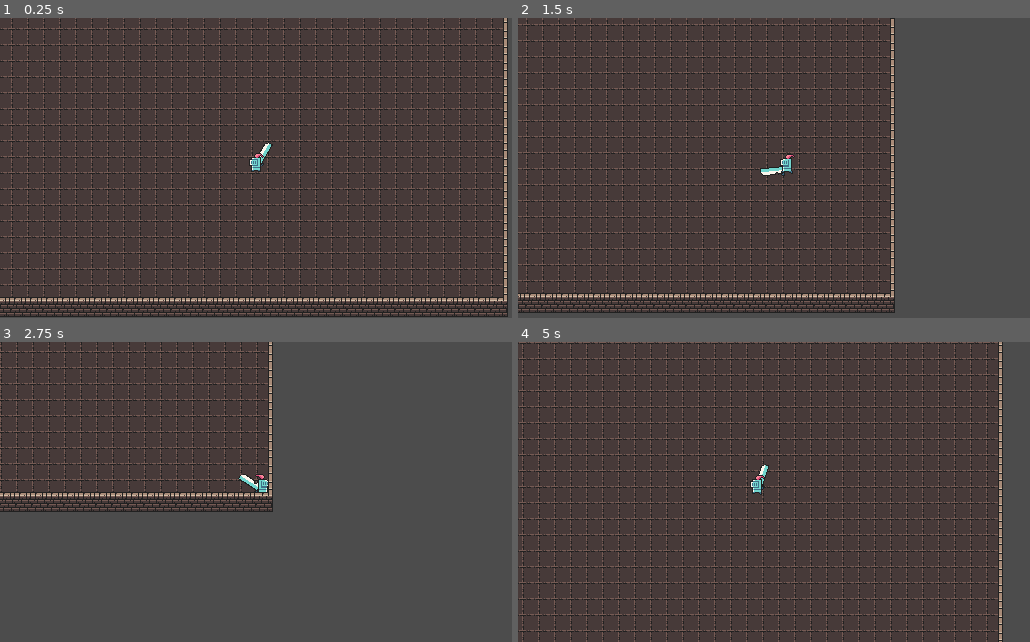
Above: before the commit, frames 1-4 (two rows, left to right).
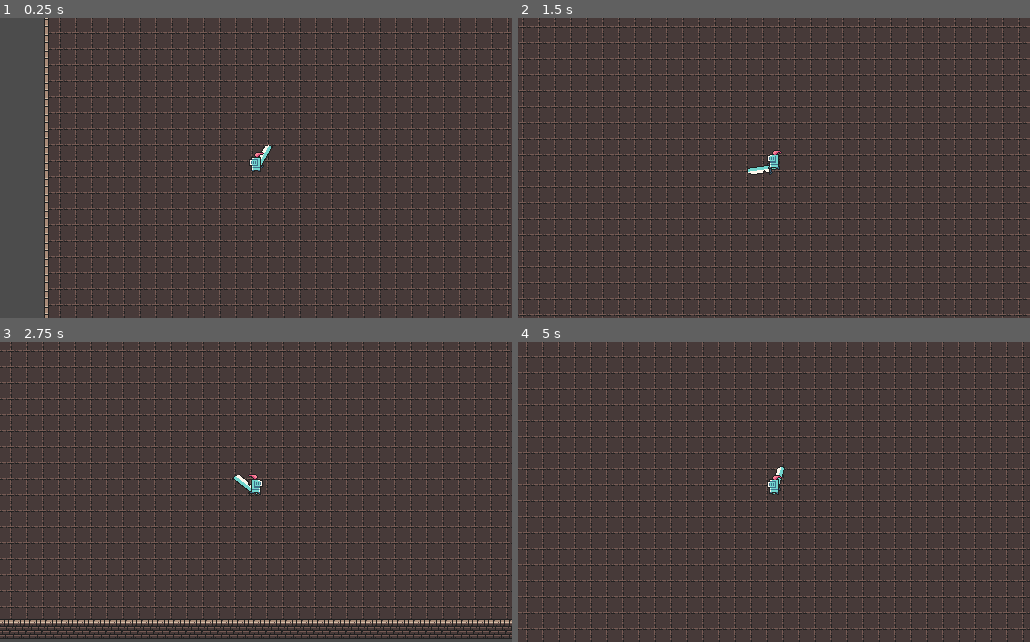
Above: after the commit, the same moments.

Repository: sakkaku-dev/rpg-arena
Game: Godot game, scene res://scene/Game.tscn
Two runs of this game, one before a commit and one after it. Both use one fixed random seed, a clock stepped at 60 frames per second and the inputs below.
Inputs (mouse positions are in pixels of both pictures, inside the frame that each line leads up to):
- Up to frame 1 (0.25 s): no input
- Up to frame 2 (1.5 s): move the mouse to (886, 153) at 0.52 s; hold D (move_right) 0.53-1.28 s; click (886, 153) at 0.6 s; move the mouse to (671, 183) at 1.27 s; hold S (move_down) from 1.28 s (still down); click (671, 183) at 1.35 s
- Up to frame 3 (2.75 s): move the mouse to (307, 426) at 2.02 s; release S (move_down) at 2.03 s; hold D (move_right) from 2.03 s (still down); click (307, 426) at 2.1 s
- Up to frame 4 (5 s): move the mouse to (748, 552) at 2.77 s; release D (move_right) at 2.78 s; hold W (move_up) 2.78-3.53 s; click (748, 552) at 2.85 s; move the mouse to (927, 537) at 3.52 s; hold A (move_left) from 3.53 s (still down); click (927, 537) at 3.6 s; move the mouse to (620, 447) at 4.27 s; click (620, 447) at 4.35 s

The runs differ from the first frame. In frame 1, 25% of the frame differs, in the area x 0-100%, y 0-100%; in frame 2, 30%; in frame 3, 25%; in frame 4, 32%.

Commit message:
Create basic character scene

Diff:
--- a/project.godot
+++ b/project.godot
@@ -14,6 +14,11 @@
 "language": "GDScript",
 "path": "res://script/Character.gd"
 }, {
+"base": "Node2D",
+"class": "CharacterController",
+"language": "GDScript",
+"path": "res://script/CharacterController.gd"
+}, {
 "base": "Reference",
 "class": "Mockito",
 "language": "GDScript",
@@ -24,7 +29,7 @@
 "language": "GDScript",
 "path": "res://script/Move.gd"
 }, {
-"base": "Node",
+"base": "CharacterController",
 "class": "PlayerController",
 "language": "GDScript",
 "path": "res://script/PlayerController.gd"
@@ -48,16 +53,23 @@
 "class": "WATTest",
 "language": "GDScript",
 "path": "res://addons/WAT/core/test/test.gd"
+}, {
+"base": "CharacterController",
+"class": "WanderController",
+"language": "GDScript",
+"path": "res://script/WanderController.gd"
 } ]
 _global_script_class_icons={
 "Character": "",
+"CharacterController": "",
 "Mockito": "",
 "Move": "",
 "PlayerController": "",
 "State": "",
 "StateMachine": "",
 "WAT": "",
-"WATTest": ""
+"WATTest": "",
+"WanderController": ""
 }
 
 [WAT]
--- a/scene/Arena.tscn
+++ b/scene/Arena.tscn
@@ -2,7 +2,7 @@
 
 [ext_resource path="res://assets/arena.png" type="Texture" id=1]
 [ext_resource path="res://assets/walls.png" type="Texture" id=2]
-[ext_resource path="res://scene/Character.tscn" type="PackedScene" id=3]
+[ext_resource path="res://scene/Knight.tscn" type="PackedScene" id=3]
 
 [sub_resource type="TileSet" id=1]
 0/name = "floor"
@@ -54,6 +54,12 @@
 [sub_resource type="ConvexPolygonShape2D" id=10]
 points = PoolVector2Array( 0, 0, 16, 0, 16, 16, 0, 16 )
 
+[sub_resource type="ConvexPolygonShape2D" id=11]
+points = PoolVector2Array( 0, 0, 16, 0, 16, 16, 0, 16 )
+
+[sub_resource type="ConvexPolygonShape2D" id=12]
+points = PoolVector2Array( 0, 0, 16, 0, 16, 16, 0, 16 )
+
 [sub_resource type="ConvexPolygonShape2D" id=13]
 points = PoolVector2Array( 0, 0, 16, 0, 16, 16, 0, 16 )
 
@@ -64,16 +70,16 @@
 points = PoolVector2Array( 0, 0, 16, 0, 16, 16, 0, 16 )
 
 [sub_resource type="ConvexPolygonShape2D" id=16]
-points = PoolVector2Array( 0, 0, 16, 0, 16, 16, 0, 16 )
+points = PoolVector2Array( 0, 11.8835, 16, 11.8835, 16, 16, 0, 16 )
 
 [sub_resource type="ConvexPolygonShape2D" id=17]
-points = PoolVector2Array( 0, 0, 16, 0, 16, 16, 0, 16 )
+points = PoolVector2Array( 0, 11.8835, 16, 11.8835, 16, 16, 0, 16 )
 
 [sub_resource type="ConvexPolygonShape2D" id=18]
-points = PoolVector2Array( 0, 11.8835, 16, 11.8835, 16, 16, 0, 16 )
+points = PoolVector2Array( 0, 0, 16, 0, 16, 16, 0, 16 )
 
 [sub_resource type="ConvexPolygonShape2D" id=19]
-points = PoolVector2Array( 0, 11.8835, 16, 11.8835, 16, 16, 0, 16 )
+points = PoolVector2Array( 0, 0, 16, 0, 16, 16, 0, 16 )
 
 [sub_resource type="ConvexPolygonShape2D" id=20]
 points = PoolVector2Array( 0, 0, 16, 0, 16, 16, 0, 16 )
@@ -90,25 +96,19 @@
 [sub_resource type="ConvexPolygonShape2D" id=24]
 points = PoolVector2Array( 0, 0, 16, 0, 16, 16, 0, 16 )
 
-[sub_resource type="ConvexPolygonShape2D" id=25]
-points = PoolVector2Array( 0, 0, 16, 0, 16, 16, 0, 16 )
+[sub_resource type="ConcavePolygonShape2D" id=25]
+segments = PoolVector2Array( 16, 16, 0, 16, 0, 16, 0, 16, 0, 16, 16, 16, 16, 16, 16, 16 )
 
 [sub_resource type="ConvexPolygonShape2D" id=26]
-points = PoolVector2Array( 0, 0, 16, 0, 16, 16, 0, 16 )
-
-[sub_resource type="ConcavePolygonShape2D" id=27]
-segments = PoolVector2Array( 16, 16, 0, 16, 0, 16, 0, 16, 0, 16, 16, 16, 16, 16, 16, 16 )
-
-[sub_resource type="ConvexPolygonShape2D" id=31]
 points = PoolVector2Array( 16, 0, 16, 16, 11.0402, 16, 11.0402, 0 )
 
-[sub_resource type="ConvexPolygonShape2D" id=32]
+[sub_resource type="ConvexPolygonShape2D" id=27]
 points = PoolVector2Array( 0, 0, 4.93826, 0, 4.93826, 16, 0, 16, 0, 0 )
 
-[sub_resource type="ConvexPolygonShape2D" id=33]
+[sub_resource type="ConvexPolygonShape2D" id=28]
 points = PoolVector2Array( 5.05644, 0, 5.05644, 15.9681, 0, 16, 0, 0 )
 
-[sub_resource type="ConvexPolygonShape2D" id=34]
+[sub_resource type="ConvexPolygonShape2D" id=29]
 points = PoolVector2Array( 11.0702, 0, 16, 0, 16, 16, 11.0702, 16 )
 
 [sub_resource type="TileSet" id=30]
@@ -190,115 +190,115 @@
 "autotile_coord": Vector2( 0, 4 ),
 "one_way": false,
 "one_way_margin": 1.0,
+"shape": SubResource( 11 ),
+"shape_transform": Transform2D( 1, 0, 0, 1, 0, 0 )
+}, {
+"autotile_coord": Vector2( 1, 4 ),
+"one_way": false,
+"one_way_margin": 1.0,
+"shape": SubResource( 12 ),
+"shape_transform": Transform2D( 1, 0, 0, 1, 0, 0 )
+}, {
+"autotile_coord": Vector2( 0, 6 ),
+"one_way": false,
+"one_way_margin": 1.0,
 "shape": SubResource( 13 ),
 "shape_transform": Transform2D( 1, 0, 0, 1, 0, 0 )
 }, {
-"autotile_coord": Vector2( 1, 4 ),
+"autotile_coord": Vector2( 1, 6 ),
 "one_way": false,
 "one_way_margin": 1.0,
 "shape": SubResource( 14 ),
 "shape_transform": Transform2D( 1, 0, 0, 1, 0, 0 )
 }, {
-"autotile_coord": Vector2( 0, 6 ),
+"autotile_coord": Vector2( 2, 5 ),
 "one_way": false,
 "one_way_margin": 1.0,
 "shape": SubResource( 15 ),
 "shape_transform": Transform2D( 1, 0, 0, 1, 0, 0 )
 }, {
-"autotile_coord": Vector2( 1, 6 ),
+"autotile_coord": Vector2( 2, 4 ),
 "one_way": false,
 "one_way_margin": 1.0,
 "shape": SubResource( 16 ),
 "shape_transform": Transform2D( 1, 0, 0, 1, 0, 0 )
 }, {
-"autotile_coord": Vector2( 2, 5 ),
+"autotile_coord": Vector2( 3, 4 ),
 "one_way": false,
 "one_way_margin": 1.0,
 "shape": SubResource( 17 ),
 "shape_transform": Transform2D( 1, 0, 0, 1, 0, 0 )
 }, {
+"autotile_coord": Vector2( 3, 5 ),
+"one_way": false,
+"one_way_margin": 1.0,
+"shape": SubResource( 18 ),
+"shape_transform": Transform2D( 1, 0, 0, 1, 0, 0 )
+}, {
+"autotile_coord": Vector2( 2, 7 ),
+"one_way": false,
+"one_way_margin": 1.0,
+"shape": SubResource( 19 ),
+"shape_transform": Transform2D( 1, 0, 0, 1, 0, 0 )
+}, {
+"autotile_coord": Vector2( 3, 7 ),
+"one_way": false,
+"one_way_margin": 1.0,
+"shape": SubResource( 20 ),
+"shape_transform": Transform2D( 1, 0, 0, 1, 0, 0 )
+}, {
+"autotile_coord": Vector2( 4, 6 ),
+"one_way": false,
+"one_way_margin": 1.0,
+"shape": SubResource( 21 ),
+"shape_transform": Transform2D( 1, 0, 0, 1, 0, 0 )
+}, {
+"autotile_coord": Vector2( 5, 6 ),
+"one_way": false,
+"one_way_margin": 1.0,
+"shape": SubResource( 22 ),
+"shape_transform": Transform2D( 1, 0, 0, 1, 0, 0 )
+}, {
+"autotile_coord": Vector2( 4, 5 ),
+"one_way": false,
+"one_way_margin": 1.0,
+"shape": SubResource( 23 ),
+"shape_transform": Transform2D( 1, 0, 0, 1, 0, 0 )
+}, {
+"autotile_coord": Vector2( 5, 5 ),
+"one_way": false,
+"one_way_margin": 1.0,
+"shape": SubResource( 24 ),
+"shape_transform": Transform2D( 1, 0, 0, 1, 0, 0 )
+}, {
 "autotile_coord": Vector2( 2, 4 ),
 "one_way": false,
 "one_way_margin": 1.0,
-"shape": SubResource( 18 ),
-"shape_transform": Transform2D( 1, 0, 0, 1, 0, 0 )
-}, {
-"autotile_coord": Vector2( 3, 4 ),
-"one_way": false,
-"one_way_margin": 1.0,
-"shape": SubResource( 19 ),
-"shape_transform": Transform2D( 1, 0, 0, 1, 0, 0 )
-}, {
-"autotile_coord": Vector2( 3, 5 ),
-"one_way": false,
-"one_way_margin": 1.0,
-"shape": SubResource( 20 ),
-"shape_transform": Transform2D( 1, 0, 0, 1, 0, 0 )
-}, {
-"autotile_coord": Vector2( 2, 7 ),
-"one_way": false,
-"one_way_margin": 1.0,
-"shape": SubResource( 21 ),
-"shape_transform": Transform2D( 1, 0, 0, 1, 0, 0 )
-}, {
-"autotile_coord": Vector2( 3, 7 ),
-"one_way": false,
-"one_way_margin": 1.0,
-"shape": SubResource( 22 ),
-"shape_transform": Transform2D( 1, 0, 0, 1, 0, 0 )
-}, {
-"autotile_coord": Vector2( 4, 6 ),
-"one_way": false,
-"one_way_margin": 1.0,
-"shape": SubResource( 23 ),
-"shape_transform": Transform2D( 1, 0, 0, 1, 0, 0 )
-}, {
-"autotile_coord": Vector2( 5, 6 ),
-"one_way": false,
-"one_way_margin": 1.0,
-"shape": SubResource( 24 ),
-"shape_transform": Transform2D( 1, 0, 0, 1, 0, 0 )
-}, {
-"autotile_coord": Vector2( 4, 5 ),
-"one_way": false,
-"one_way_margin": 1.0,
 "shape": SubResource( 25 ),
 "shape_transform": Transform2D( 1, 0, 0, 1, 0, 0 )
 }, {
-"autotile_coord": Vector2( 5, 5 ),
+"autotile_coord": Vector2( 0, 5 ),
 "one_way": false,
 "one_way_margin": 1.0,
 "shape": SubResource( 26 ),
 "shape_transform": Transform2D( 1, 0, 0, 1, 0, 0 )
 }, {
-"autotile_coord": Vector2( 2, 4 ),
+"autotile_coord": Vector2( 1, 5 ),
 "one_way": false,
 "one_way_margin": 1.0,
 "shape": SubResource( 27 ),
 "shape_transform": Transform2D( 1, 0, 0, 1, 0, 0 )
 }, {
-"autotile_coord": Vector2( 0, 5 ),
-"one_way": false,
-"one_way_margin": 1.0,
-"shape": SubResource( 31 ),
-"shape_transform": Transform2D( 1, 0, 0, 1, 0, 0 )
-}, {
-"autotile_coord": Vector2( 1, 5 ),
-"one_way": false,
-"one_way_margin": 1.0,
-"shape": SubResource( 32 ),
-"shape_transform": Transform2D( 1, 0, 0, 1, 0, 0 )
-}, {
 "autotile_coord": Vector2( 2, 6 ),
 "one_way": false,
 "one_way_margin": 1.0,
-"shape": SubResource( 33 ),
+"shape": SubResource( 28 ),
 "shape_transform": Transform2D( 1, 0, 0, 1, 0, 0 )
 }, {
 "autotile_coord": Vector2( 3, 6 ),
 "one_way": false,
 "one_way_margin": 1.0,
-"shape": SubResource( 34 ),
+"shape": SubResource( 29 ),
 "shape_transform": Transform2D( 1, 0, 0, 1, 0, 0 )
 } ]
 0/z_index = 0
@@ -311,8 +311,8 @@
 format = 1
 tile_data = PoolIntArray( 0, 0, 0, 1, 0, 0, 2, 0, 0, 3, 0, 0, 4, 0, 0, 5, 0, 0, 6, 0, 0, 7, 0, 0, 8, 0, 0, 9, 0, 0, 10, …(19631 unchanged characters)…
 
-[node name="Character" parent="." instance=ExtResource( 3 )]
-position = Vector2( 484.157, 346.847 )
+[node name="Knight" parent="." instance=ExtResource( 3 )]
+position = Vector2( 211.667, 199.067 )
 
 [node name="Walls" type="TileMap" parent="."]
 tile_set = SubResource( 30 )
--- a/scene/Character.tscn
+++ b/scene/Character.tscn
@@ -1,92 +1,17 @@
-[gd_scene load_steps=11 format=2]
+[gd_scene load_steps=4 format=2]
 
-[ext_resource path="res://assets/knight.png" type="Texture" id=1]
 [ext_resource path="res://script/Character.gd" type="Script" id=2]
-[ext_resource path="res://script/PlayerController.gd" type="Script" id=3]
-[ext_resource path="res://scene/Sword.tscn" type="PackedScene" id=4]
 [ext_resource path="res://script/StateMachine.gd" type="Script" id=5]
 [ext_resource path="res://script/Move.gd" type="Script" id=6]
 
-[sub_resource type="RectangleShape2D" id=1]
-extents = Vector2( 5.25, 4.10513 )
-
-[sub_resource type="Animation" id=2]
-length = 0.3
-loop = true
-tracks/0/type = "value"
-tracks/0/path = NodePath("Body/Sprite:frame")
-tracks/0/interp = 1
-tracks/0/loop_wrap = true
-tracks/0/imported = false
-tracks/0/enabled = true
-tracks/0/keys = {
-"times": PoolRealArray( 0, 0.1, 0.2 ),
-"transitions": PoolRealArray( 1, 1, 1 ),
-"update": 1,
-"values": [ 0, 1, 2 ]
-}
-
-[sub_resource type="Animation" id=3]
-length = 0.4
-loop = true
-tracks/0/type = "value"
-tracks/0/path = NodePath("Body/Sprite:frame")
-tracks/0/interp = 1
-tracks/0/loop_wrap = true
-tracks/0/imported = false
-tracks/0/enabled = true
-tracks/0/keys = {
-"times": PoolRealArray( 0, 0.1, 0.2, 0.3 ),
-"transitions": PoolRealArray( 1, 1, 1, 1 ),
-"update": 1,
-"values": [ 7, 6, 5, 4 ]
-}
-
-[sub_resource type="Animation" id=4]
-resource_name = "Attack"
-length = 0.4
-tracks/0/type = "value"
-tracks/0/path = NodePath("Body/Hand/Sword:rotation_degrees")
-tracks/0/interp = 1
-tracks/0/loop_wrap = true
-tracks/0/imported = false
-tracks/0/enabled = true
-tracks/0/keys = {
-"times": PoolRealArray( 0, 0.2, 0.4 ),
-"transitions": PoolRealArray( 1, 1, 1 ),
-"update": 0,
-"values": [ 0.0, 135.0, 0.0 ]
-}
-
 [node name="Character" type="KinematicBody2D"]
 script = ExtResource( 2 )
-move_anim_path = NodePath("MovePlayer")
-attack_anim_path = NodePath("AttackPlayer")
-ctrl_path = NodePath("PlayerController")
 
 [node name="Body" type="CollisionShape2D" parent="."]
-scale = Vector2( -1, 1 )
-shape = SubResource( 1 )
 
 [node name="Hand" type="Position2D" parent="Body"]
-position = Vector2( 0, -2 )
-
-[node name="Sword" parent="Body/Hand" instance=ExtResource( 4 )]
 
 [node name="Sprite" type="Sprite" parent="Body"]
-texture = ExtResource( 1 )
-offset = Vector2( 0, -10 )
-hframes = 9
-
-[node name="MovePlayer" type="AnimationPlayer" parent="."]
-anims/Idle = SubResource( 2 )
-anims/Run = SubResource( 3 )
-
-[node name="AttackPlayer" type="AnimationPlayer" parent="."]
-anims/Attack = SubResource( 4 )
-
-[node name="PlayerController" type="Node" parent="."]
-script = ExtResource( 3 )
 
 [node name="StateMachine" type="Node" parent="."]
 script = ExtResource( 5 )
@@ -94,12 +19,4 @@
 
 [node name="Move" type="Node" parent="StateMachine"]
 script = ExtResource( 6 )
-acceleration = 500
-friction = 900
 character_path = NodePath("../..")
-
-[node name="Camera2D" type="Camera2D" parent="."]
-current = true
-smoothing_enabled = true
-smoothing_speed = 10.0
-[connection signal="play_animation" from="StateMachine/Move" to="MovePlayer" method="play"]
--- /dev/null
+++ b/scene/Knight.tscn
@@ -0,0 +1,86 @@
+[gd_scene load_steps=9 format=2]
+
+[ext_resource path="res://scene/Character.tscn" type="PackedScene" id=1]
+[ext_resource path="res://assets/knight.png" type="Texture" id=2]
+[ext_resource path="res://scene/Sword.tscn" type="PackedScene" id=4]
+[ext_resource path="res://script/PlayerController.gd" type="Script" id=5]
+
+[sub_resource type="RectangleShape2D" id=1]
+extents = Vector2( 6.24055, 3.65973 )
+
+[sub_resource type="Animation" id=2]
+length = 0.5
+loop = true
+tracks/0/type = "value"
+tracks/0/path = NodePath("Body/Sprite:frame")
+tracks/0/interp = 1
+tracks/0/loop_wrap = true
+tracks/0/imported = false
+tracks/0/enabled = true
+tracks/0/keys = {
+"times": PoolRealArray( 0, 0.2, 0.4 ),
+"transitions": PoolRealArray( 1, 1, 1 ),
+"update": 1,
+"values": [ 0, 1, 2 ]
+}
+
+[sub_resource type="Animation" id=3]
+length = 0.4
+loop = true
+tracks/0/type = "value"
+tracks/0/path = NodePath("Body/Sprite:frame")
+tracks/0/interp = 1
+tracks/0/loop_wrap = true
+tracks/0/imported = false
+tracks/0/enabled = true
+tracks/0/keys = {
+"times": PoolRealArray( 0, 0.1, 0.2, 0.3 ),
+"transitions": PoolRealArray( 1, 1, 1, 1 ),
+"update": 1,
+"values": [ 7, 6, 5, 4 ]
+}
+
+[sub_resource type="Animation" id=4]
+length = 0.4
+tracks/0/type = "value"
+tracks/0/path = NodePath("Body/Hand/Sword:rotation_degrees")
+tracks/0/interp = 1
+tracks/0/loop_wrap = true
+tracks/0/imported = false
+tracks/0/enabled = true
+tracks/0/keys = {
+"times": PoolRealArray( 0, 0.2, 0.4 ),
+"transitions": PoolRealArray( 1, 1, 1 ),
+"update": 0,
+"values": [ 0.0, 135.0, 0.0 ]
+}
+
+[node name="Knight" instance=ExtResource( 1 )]
+ctrl_path = NodePath("PlayerController")
+
+[node name="Body" parent="." index="0"]
+shape = SubResource( 1 )
+
+[node name="Sword" parent="Body/Hand" index="0" instance=ExtResource( 4 )]
+
+[node name="Sprite" parent="Body" index="1"]
+texture = ExtResource( 2 )
+offset = Vector2( 0, -10 )
+hframes = 9
+frame = 4
+
+[node name="MovePlayer" type="AnimationPlayer" parent="." index="2"]
+anims/Idle = SubResource( 2 )
+anims/Run = SubResource( 3 )
+
+[node name="AttackPlayer" type="AnimationPlayer" parent="." index="3"]
+anims/Attack = SubResource( 4 )
+
+[node name="PlayerController" type="Node2D" parent="." index="4"]
+script = ExtResource( 5 )
+
+[node name="Camera2D" type="Camera2D" parent="." index="5"]
+current = true
+[connection signal="attack" from="." to="AttackPlayer" method="play" binds= [ "Attack" ]]
+[connection signal="idle" from="StateMachine/Move" to="MovePlayer" method="play" binds= [ "Idle" ]]
+[connection signal="running" from="StateMachine/Move" to="MovePlayer" method="play" binds= [ "Run" ]]
--- a/script/Character.gd
+++ b/script/Character.gd
@@ -2,14 +2,10 @@
 
 class_name Character
 
-export var move_anim_path: NodePath
-onready var move_anim: AnimationPlayer = get_node(move_anim_path)
-
-export var attack_anim_path: NodePath
-onready var attack_anim: AnimationPlayer = get_node(attack_anim_path)
+signal attack
 
 export var ctrl_path: NodePath
-onready var ctrl: PlayerController = get_node(ctrl_path)
+onready var ctrl: CharacterController = get_node(ctrl_path)
 
 onready var body := $Body
 onready var hand := $Body/Hand
@@ -29,9 +25,6 @@
 	var angle = curr_vec.angle_to(look_dir)
 	hand.rotation += angle
 
-func attack() -> void:
-	attack_anim.play("Attack")
-
 func _physics_process(delta):
-	if ctrl.attack():
-		attack()
+	if ctrl.is_attacking():
+		emit_signal("attack")
--- /dev/null
+++ b/script/CharacterController.gd
@@ -0,0 +1,12 @@
+extends Node2D
+
+class_name CharacterController
+
+func is_attacking() -> bool:
+	return false
+
+func get_move_direction() -> Vector2:
+	return Vector2.ZERO
+
+func get_look_direction(character: Node2D) -> Vector2:
+	return get_move_direction()
--- a/script/Move.gd
+++ b/script/Move.gd
@@ -2,7 +2,8 @@
 
 class_name Move
 
-signal play_animation(name)
+signal running
+signal idle
 
 export var speed = 200
 export var acceleration = 400
@@ -11,14 +12,11 @@
 export var character_path: NodePath
 onready var character: Character = get_node(character_path)
 
-export var attack_state_path: NodePath
-onready var attack_state := get_node(attack_state_path)
-
 var velocity = Vector2.ZERO
 
 func enter(msg = {}):
 	velocity = Vector2.ZERO
-	emit_signal("play_animation", "Idle")
+	emit_signal("idle")
 
 func physics_process(delta: float):
 	var dir = character.ctrl.get_move_direction()
@@ -28,8 +26,8 @@
 	character.move(velocity)
 
 	if velocity.length() > 0.01:
-		emit_signal("play_animation", "Run")
+		emit_signal("running")
 	else:
-		emit_signal("play_animation", "Idle")
+		emit_signal("idle")
 
 	velocity = character.move_and_slide(velocity)
--- a/script/PlayerController.gd
+++ b/script/PlayerController.gd
@@ -1,8 +1,8 @@
-extends Node
+extends CharacterController
 
 class_name PlayerController
 
-func attack() -> bool:
+func is_attacking() -> bool:
 	return Input.is_action_just_pressed("attack")
 
 func get_move_direction() -> Vector2:
